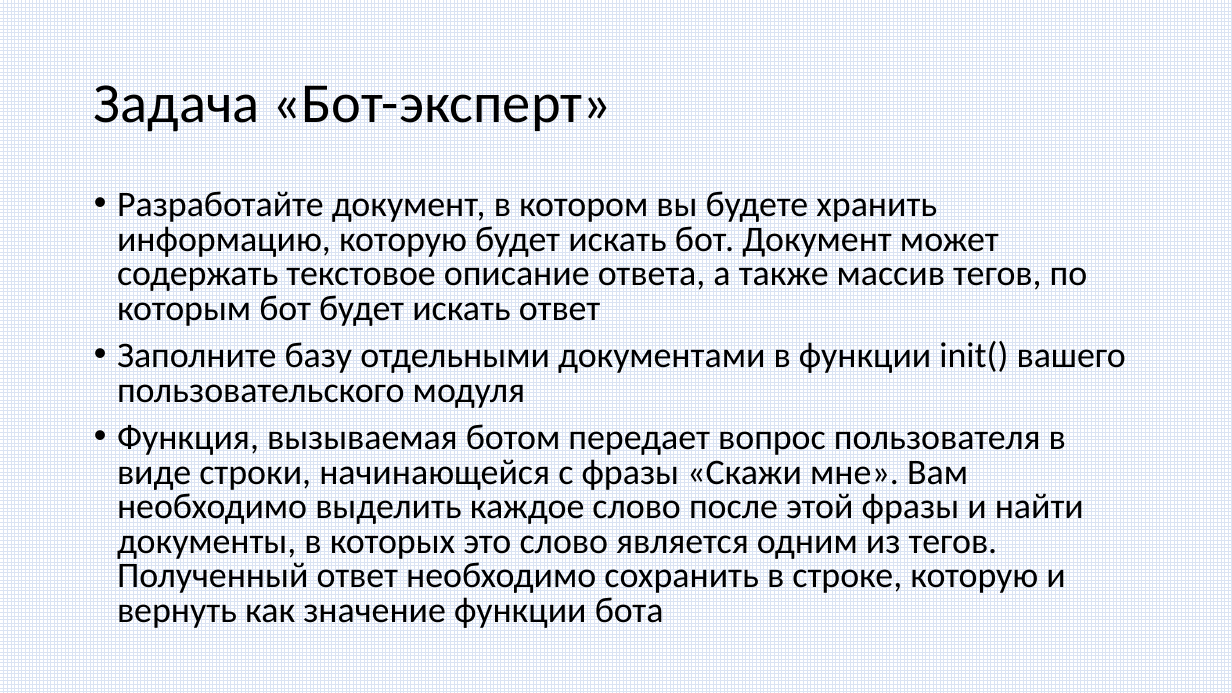
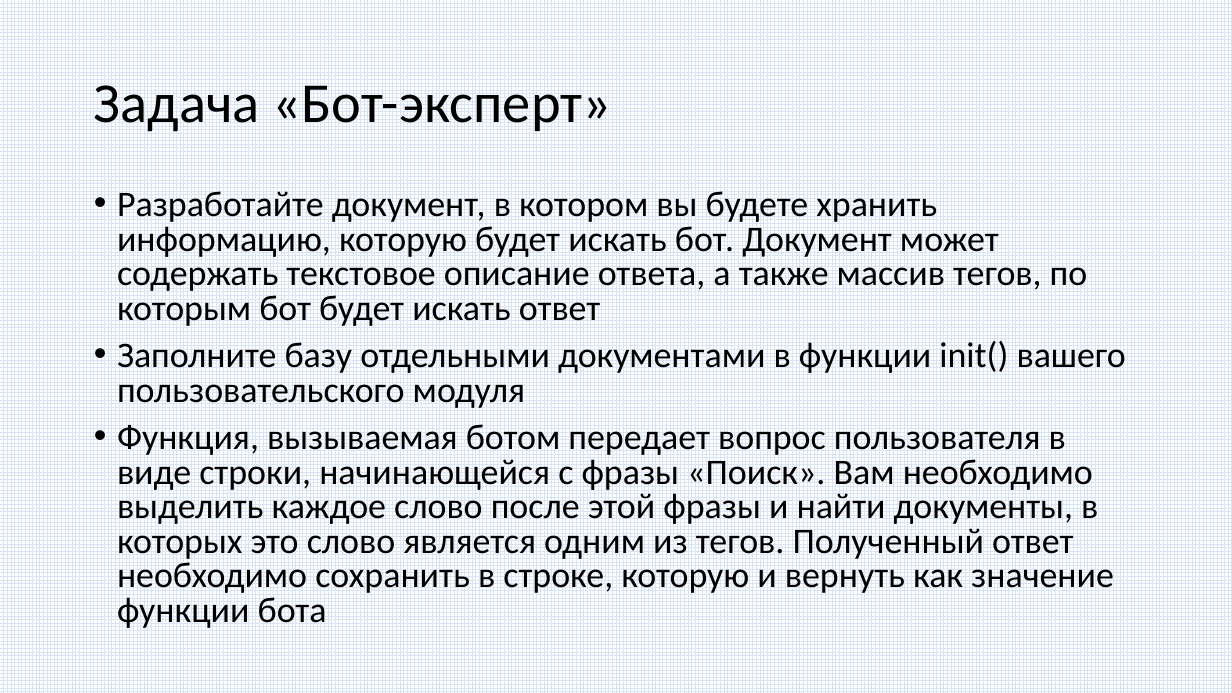
Before and after one commit to paveltsytovich/telegram-course, a slide deck: slide 178 of Presentation/Разработка ботов для телеграмм на Python.pptx. Drawn at 1232x693 pixels with LibreOffice and Linux fonts; fonts in the diff are those of the drawing. Boxes give left, top, right and bottom in pixels: in the first picture for what was removed or moved away, otherwise in the second. Text is boxed around its words. In the diff, an @@ line names an element or a change of style, - is before the commit and + after.

Commit message:
Мелкие правки в презентации

```diff
--- a/Presentation/Разработка ботов для телеграмм на Python.pptx
+++ b/Presentation/Разработка ботов для телеграмм на Python.pptx
@@ text at box(117, 424, 1114, 628): text changed @@
-• Функция, вызываемая ботом передает вопрос пользователя в виде строки, начинающейся с фразы «Скажи мне». Вам необходимо выделить каждое слово после этой фразы и найти документы, в которых это слово является одним из тегов. Полученный ответ необходимо сохранить в строке, которую и вернуть как значение функции бота
+• Функция, вызываемая ботом передает вопрос пользователя в виде строки, начинающейся с фразы «Поиск». Вам необходимо выделить каждое слово после этой фразы и найти документы, в которых это слово является одним из тегов. Полученный ответ необходимо сохранить в строке, которую и вернуть как значение функции бота
```
